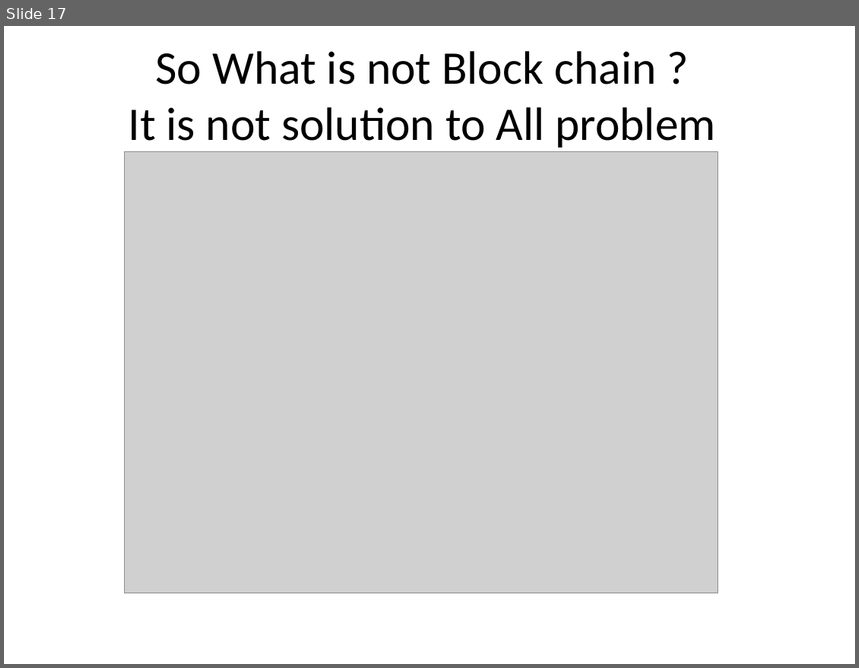
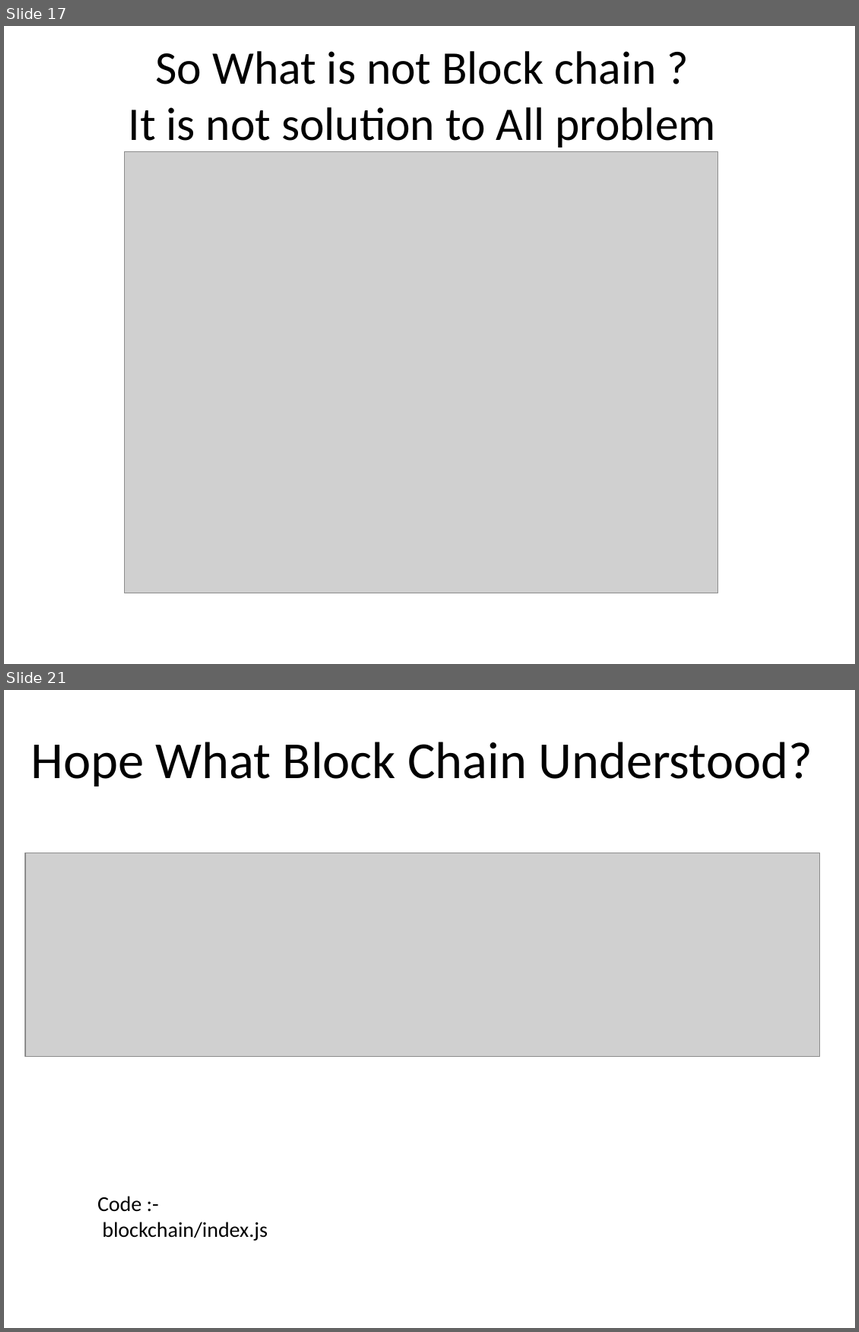
Before and after one commit to AvinashTiwari/BlockChain, a slide deck: sf-chain/BlockChainPresentation.pptx. Shown one above the other, each under a label of ours: slide 17 before the commit, slides 17 and 21 after it; the slides between them are not shown. The pictures are 859x668 and 859x1332 pixels, drawn with LibreOffice and Linux fonts; fonts in the diff are those of the drawing; grey boxes stand for pictures. Boxes give left, top, right and bottom in pixels: in the first picture for what was removed or moved away, otherwise in the second. Text is boxed around its words. In the diff, an @@ line names an element or a change of style, - is before the commit and + after.

```diff
--- a/sf-chain/BlockChainPresentation.pptx
+++ b/sf-chain/BlockChainPresentation.pptx
@@ slide 21 added at <box>4,690,855,1328</box>, background #FFFFFF @@
@@ title added at <box>31,742,812,787</box>, 44 pt, text #000000 @@
+Hope What Block Chain Understood?
@@ picture added at <box>25,853,819,1058</box> @@
@@ text added at <box>97,1196,268,1241</box>, 18 pt, text #000000 @@
+Code :-
+blockchain/index.js
```
Also in this commit, not shown: 1 slide changed, 22 other slides added.
